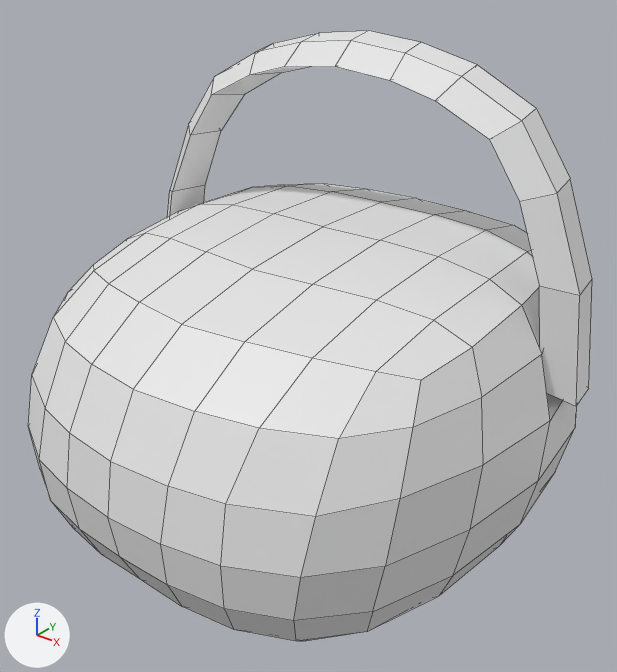
The FBX model models/radio/radio.fbx: old version first, new version second.
Rendered twice from a camera (50 mm lens) standing at (0.272, -0.342, 0.325) and looking at (0.005, -0.009, 0.118). The axes (+X, +Y, +Z) are drawn at lower left. The lights are the same throughout. Mesh edges are drawn as thin lines. Where no turn or scale is listed for an object, it has been applied to the vertices.

In view in the first picture: 'radio'.
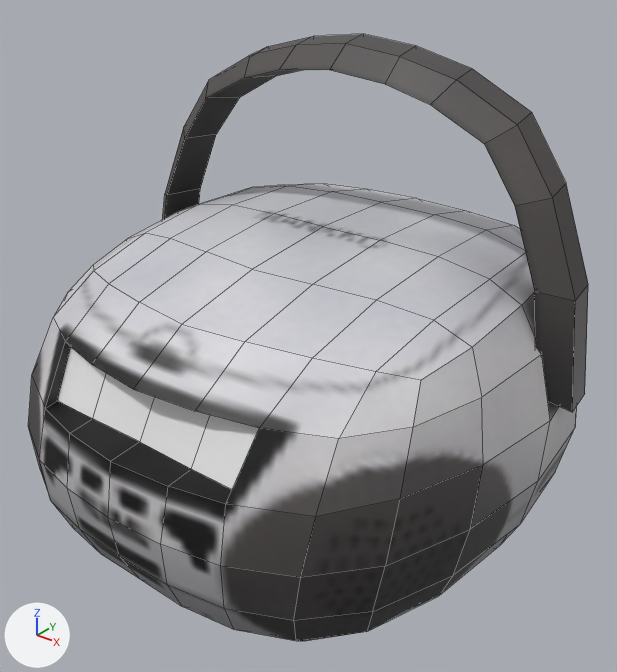
Boxes [x1, y1, x2, y2] around the edits, measured in the pictures (617 x 672 px; the box of a moved part takes in the faces that stretch with it):
'radio', surface changed, reshaped (white to grey)
    before: [28, 31, 592, 641]
    after: [28, 34, 588, 641]
part 1 of me_radio, built on
    both: [45, 342, 259, 504]
part 2 of me_radio, moved or reshaped
    before: [167, 31, 592, 406]
    after: [162, 34, 588, 412]

Patch to the scene script:
```diff
--- a/models/radio/radio.fbx.py
+++ b/models/radio/radio.fbx.py
@@ img_radio_color_png @@
+img_radio_color_png = load_image('radio_color.png', 'radio_color.png', 256, 256, 'sRGB')
@@ mat_radio @@
 mat_radio = principled_material('radio')
-mat_radio.base_color = (0.8, 0.8, 0.8)  # white #e7e7e7
+mat_radio.texture = img_radio_color_png
@@ me_radio @@
 # used by ob_radio; location = (0.0, 0.0, 0.0)
-me_radio.from_pydata(...)  # 323 vertices, 320 faces; spans x -0.148..0.148, y -0.151..0.145, z -0.003..0.273
+me_radio.from_pydata(...)  # 333 vertices, 330 faces; spans x -0.148..0.148, y -0.151..0.145, z -0.003..0.272
+# me_radio part 1
+# 4 faces are deleted
+# 10 vertices are added at x -0.065..0.065, y -0.128..-0.113, z 0.107..0.132
+# 10 new faces join them, mat_radio (picture img_radio_color_png)
+# 4 new faces join them, mat_screen (white #e7e7e7)
+# me_radio part 2
+# 26 vertices in x -0.148..0.148, y 0.015..0.048, z 0.111..0.273 move by (0.0, -0.005, -0.001)
+# 14 vertices in x -0.127..0.127, y 0.019..0.047, z 0.12..0.269 move by (0.0, -0.004, -0.001)
+# 6 vertices in x -0.133..0.133, y 0.012..0.047, z 0.12..0.262 move by (0.0, -0.005, -0.002)
+# 6 vertices in x -0.147..0.147, y 0.029..0.037, z 0.115..0.242 move by (0.0, -0.004, -0.002)
 me_radio.materials.append(mat_radio)
```
